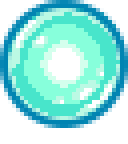
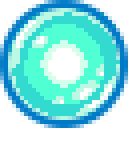
Two versions of the same layered image (128 x 144). Layer-by-layer changes:
painted on "Ellipse 1" over 0, 0, 128, 128
painted on "Layer 8" over 8, 8, 120, 124
painted on "Ellipse 2" over 4, 4, 124, 124
